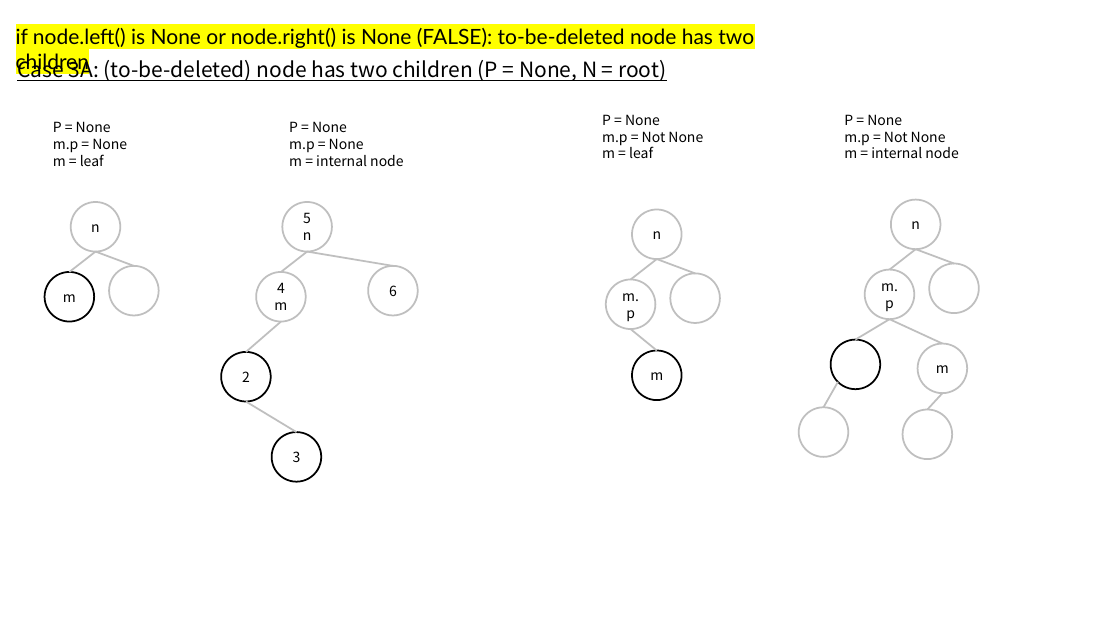
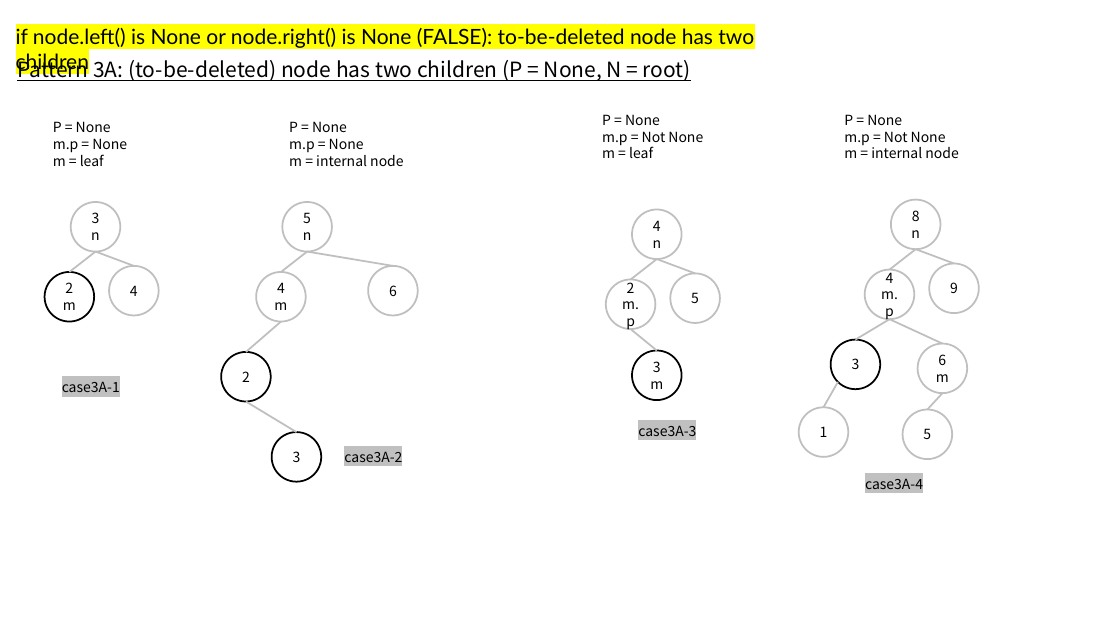
Before and after one commit to mingfujacky/Lecture-DSA-2.0, a slide deck: slide 8 of asset/ppt/ch10_binary_tree.pptx. Drawn at 1120x630 pixels with LibreOffice and Linux fonts; fonts in the diff are those of the drawing. Boxes give left, top, right and bottom in pixels: in the first picture for what was removed or moved away, otherwise in the second. Text is boxed around its words. In the diff, an @@ line names an element or a change of style, - is before the commit and + after.

```diff
--- a/asset/ppt/ch10_binary_tree.pptx
+++ b/asset/ppt/ch10_binary_tree.pptx
@@ text at [17,56,691,82]: text changed @@
-Case 3A: (to-be-deleted) node has two children (P = None, N = root)
+Pattern 3A: (to-be-deleted) node has two children (P = None, N = root)
@@ text in ellipse at [92,212,100,223]: paragraph added @@
+3
@@ text in ellipse at [653,220,661,231]: paragraph added @@
+4
@@ text in ellipse at [912,210,920,221]: paragraph added @@
+8
@@ text in ellipse at [886,269,894,283]: paragraph added @@
+4
@@ text in ellipse at [65,282,73,293]: paragraph added @@
+2
@@ text in ellipse at [130,285,138,296]: text added @@
+4
@@ text in ellipse at [627,279,635,293]: paragraph added @@
+2
@@ text in ellipse at [691,292,699,303]: text added @@
+5
@@ text in ellipse at [950,282,958,293]: text added @@
+9
@@ text in ellipse at [852,358,860,369]: text added @@
+3
@@ text in ellipse at [938,354,946,365]: paragraph added @@
+6
@@ text added at [62,381,120,392], 12 pt, text #000000 @@
+case3A-1
@@ text in ellipse at [653,361,661,372]: paragraph added @@
+3
@@ text added at [638,425,696,436], 12 pt, text #000000 @@
+case3A-3
@@ text in ellipse at [820,426,828,437]: text added @@
+1
@@ text in ellipse at [923,428,931,439]: text added @@
+5
@@ text added at [344,451,402,462], 12 pt, text #000000 @@
+case3A-2
@@ text added at [865,479,923,489], 12 pt, text #000000 @@
+case3A-4
```
Also in this commit, not shown: 3 other slides changed, 10 other files.
